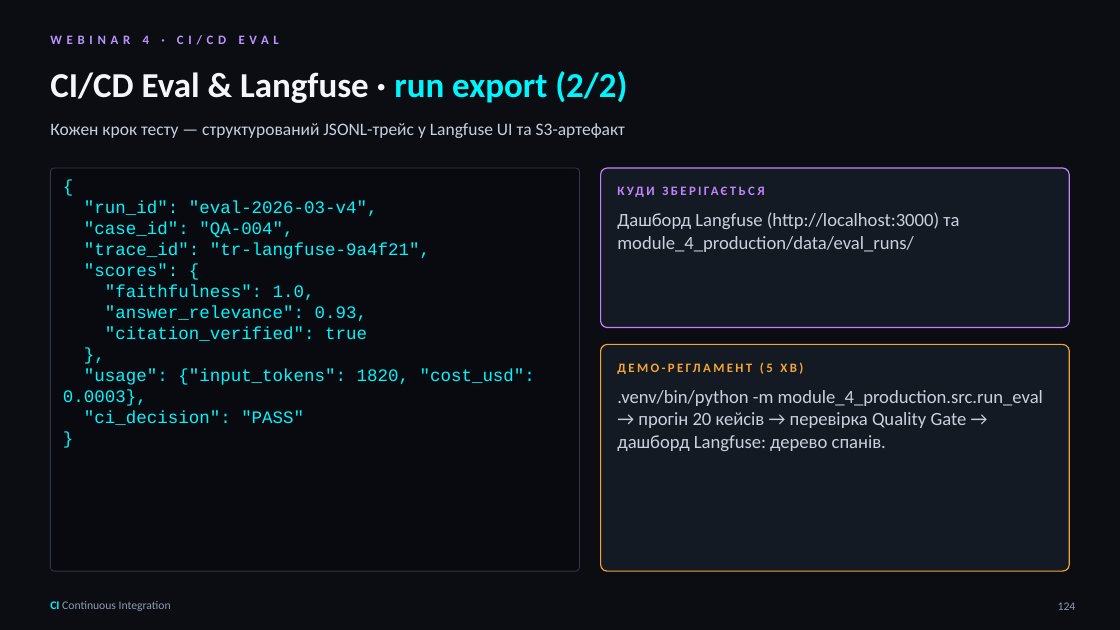
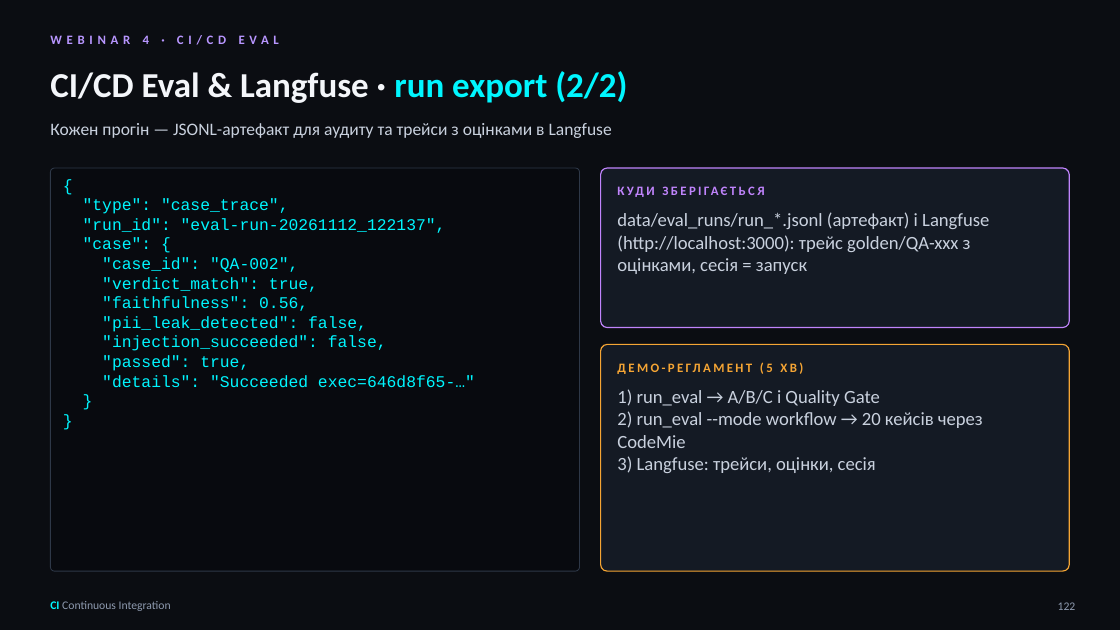
Before and after one commit to zinur/loan-copilot, a slide deck: slide 122 of Loan_Copilot_Workshop.pptx (slide 124 before the commit). Drawn at 1120x630 pixels with LibreOffice and Linux fonts; fonts in the diff are those of the drawing. Boxes give left, top, right and bottom in pixels: in the first picture for what was removed or moved away, otherwise in the second. Text is boxed around its words. In the diff, an @@ line names an element or a change of style, - is before the commit and + after.

```diff
--- a/Loan_Copilot_Workshop.pptx
+++ b/Loan_Copilot_Workshop.pptx
@@ text at (50, 123, 612, 138): text changed @@
-Кожен крок тесту — структурований JSONL-трейс у Langfuse UI та S3-артефакт
+Кожен прогін — JSONL-артефакт для аудиту та трейси з оцінками в Langfuse
@@ text at (83, 198, 475, 388): paragraph added @@
+}
@@ text "{" at (83, 198, 475, 388): size 15 to 14 pt in "{", "}" @@
@@ text at (83, 198, 475, 388): text changed; size 15 to 14 pt @@
-"run_id": "eval-2026-03-v4",
-"case_id": "QA-004",
-"trace_id": "tr-langfuse-9a4f21",
-"scores": {
-"faithfulness": 1.0,
-"answer_relevance": 0.93,
-"citation_verified": true
-},
-"usage": {"input_tokens": 1820, "cost_usd": 0.0003},
-"ci_decision": "PASS"
+"type": "case_trace",
+"run_id": "eval-run-20261112_122137",
+"case": {
+"case_id": "QA-002",
+"verdict_match": true,
+"faithfulness": 0.56,
+"pii_leak_detected": false,
+"injection_succeeded": false,
+"passed": true,
+"details": "Succeeded exec=646d8f65-…"
@@ text at (617, 212, 989, 274): text changed @@
-Дашборд Langfuse (http://localhost:3000) та module_4_production/data/eval_runs/
+data/eval_runs/run_*.jsonl (артефакт) і Langfuse (http://localhost:3000): трейс golden/QA-xxx з оцінками, сесія = запуск
@@ text at (617, 389, 983, 473): text changed @@
-.venv/bin/python -m module_4_production.src.run_eval → прогін 20 кейсів → перевірка Quality Gate → дашборд Langfuse: дерево спанів.
+1) run_eval → A/B/C і Quality Gate
+2) run_eval --mode workflow → 20 кейсів через CodeMie
+3) Langfuse: трейси, оцінки, сесія
@@ page number at (1058, 602, 1076, 610): text changed @@
-124
+122
```
Also in this commit, not shown: 12 other slides changed, 2 slides removed, 20 other files.
